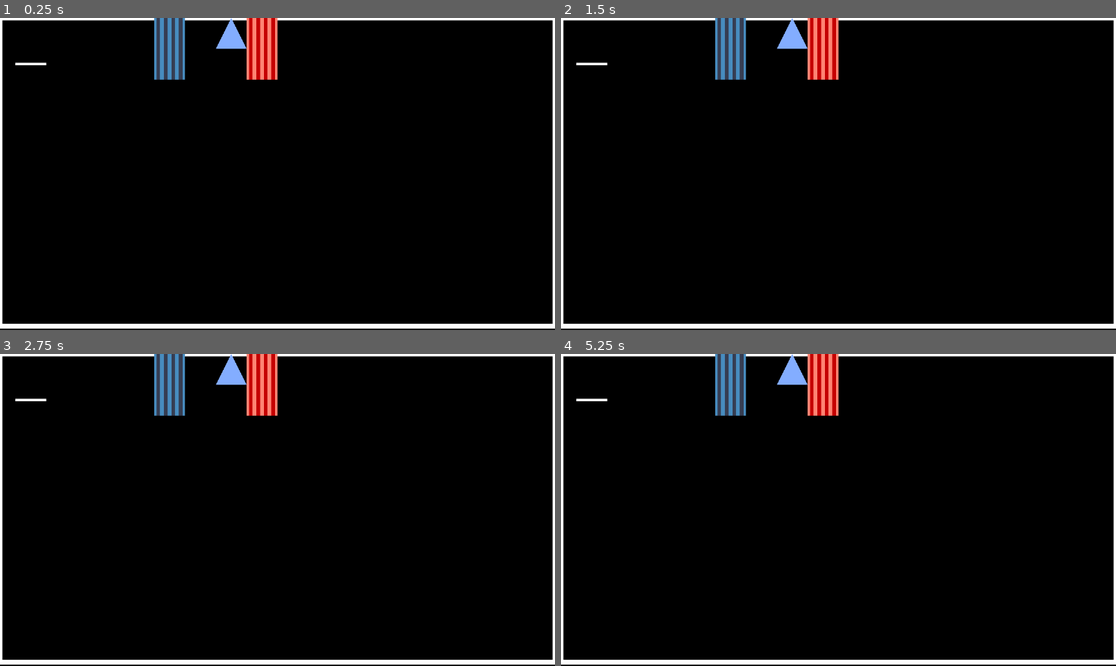
Above: before the commit, frames 1-4 (two rows, left to right).
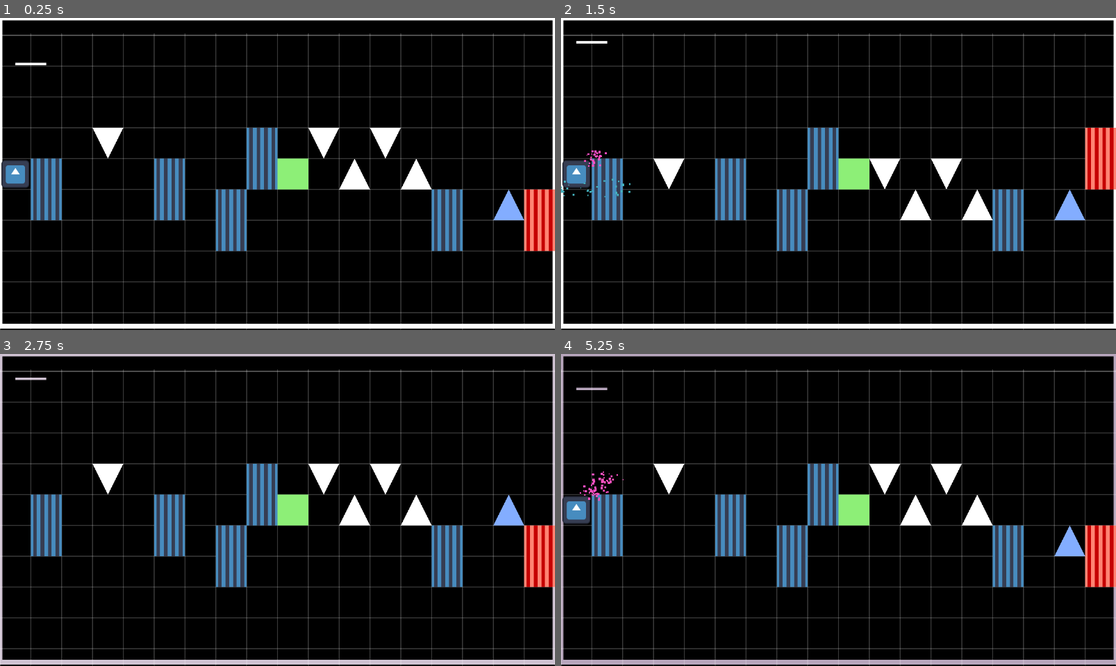
Above: after the commit, the same moments.

Repository: pradoh97/square-jam
Game: Godot game, scene res://levels/test_level.tscn
The game is run twice, just before and just after one commit, with the same random seed, the same clock (stepped at 60 frames per second) and the same inputs. The engine's default icon, where the game draws it, is replaced by a stand-in: a white triangle on a blue panel in a dark square.
Inputs:
- Up to frame 1 (0.25 s): no input
- Up to frame 2 (1.5 s): tap Enter at 0.5 s; tap D (move) at 0.6, 1.35 s
- Up to frame 3 (2.75 s): tap D (move) at 2.1 s
- Up to frame 4 (5.25 s): tap D (move) every 0.75 s from 2.85 to 5.1 s

The runs differ from the first frame. In frame 1, 17% of the frame differs, in the area x 0-100%, y 0-100%; in frame 2, 17%; in frame 3, 20%; in frame 4, 21%.
Error before the commit: Invalid assignment of property or key 'limit_enabled' with value of type 'bool' on a base object of type 'null instance'. (res://levels/level.gd:12)

Commit message:
Add particles colors

Diff:
--- a/player/player.tscn
+++ b/player/player.tscn
@@ -1,10 +1,14 @@
-[gd_scene load_steps=4 format=3 uid="uid://doepcn6153ad7"]
+[gd_scene load_steps=5 format=3 uid="uid://doepcn6153ad7"]
 
 [ext_resource type="Script" uid="uid://d2kveopb5q6it" path="res://player/player.gd" id="1_rkbax"]
 [ext_resource type="Texture2D" uid="uid://tt43tvxwo20e" path="res://icon.svg" id="2_g1dw6"]
 
 [sub_resource type="RectangleShape2D" id="RectangleShape2D_x25rp"]
 size = Vector2(116, 116)
+
+[sub_resource type="Gradient" id="Gradient_rkbax"]
+offsets = PackedFloat32Array(0.0955414, 0.28025478, 0.44585988, 0.611465, 0.79617834)
+colors = PackedColorArray(1, 0.3115897, 0.76811606, 1, 0.31746736, 0.7213567, 0.5199722, 1, 0.26142475, 0.69622964, 0.77594805, 1, 0.47966683, 0.61702996, 0.9535679, 1, 0.93659014, 0.8106444, 0.1470933, 1)
 
 [node name="Player" type="CharacterBody2D"]
 scale = Vector2(0.5, 0.5)
@@ -31,3 +35,12 @@
 initial_velocity_max = 360.0
 linear_accel_min = 100.0
 linear_accel_max = 100.0
+scale_amount_min = 2.0
+scale_amount_max = 5.0
+color_ramp = SubResource("Gradient_rkbax")
+hue_variation_min = -1.0
+hue_variation_max = 1.0
+
+[node name="Camera2D" type="Camera2D" parent="."]
+position_smoothing_enabled = true
+position_smoothing_speed = 10.0
